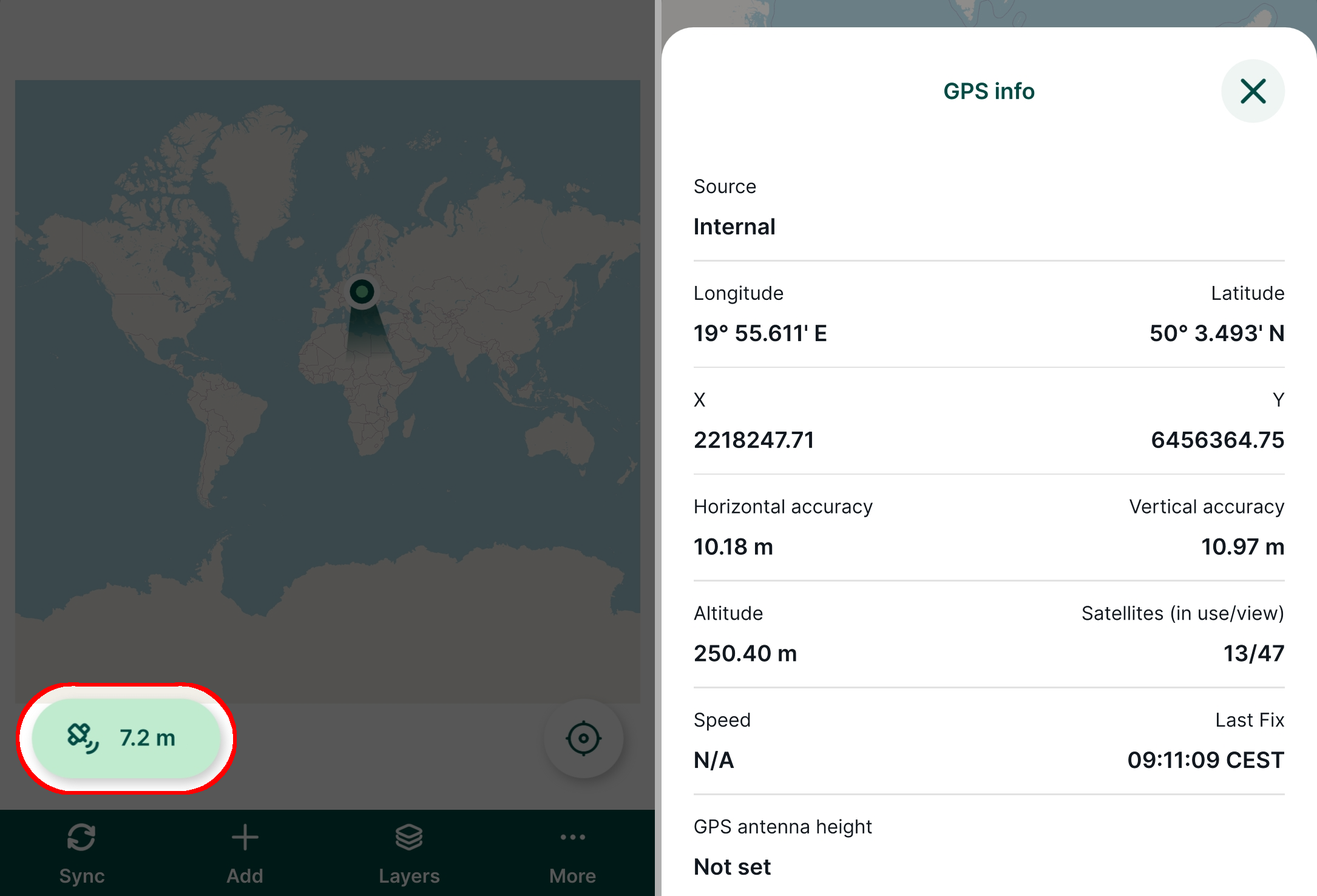
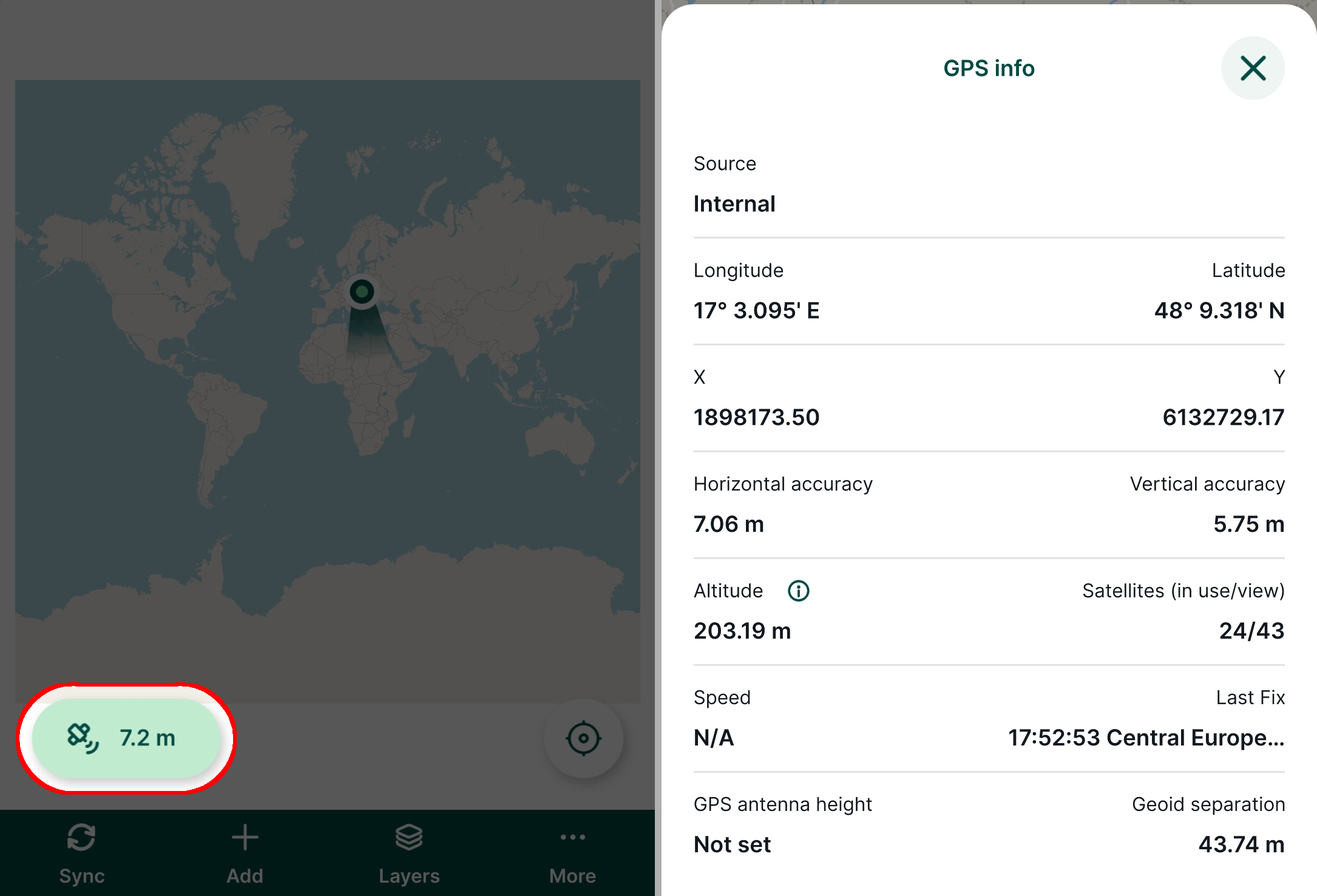
Before/after of a (1317, 896) layered artwork. What changed in the layer stack:
painted on "Screenshot_20240425_090606.jpg" over [661, 0, 1317, 876]
